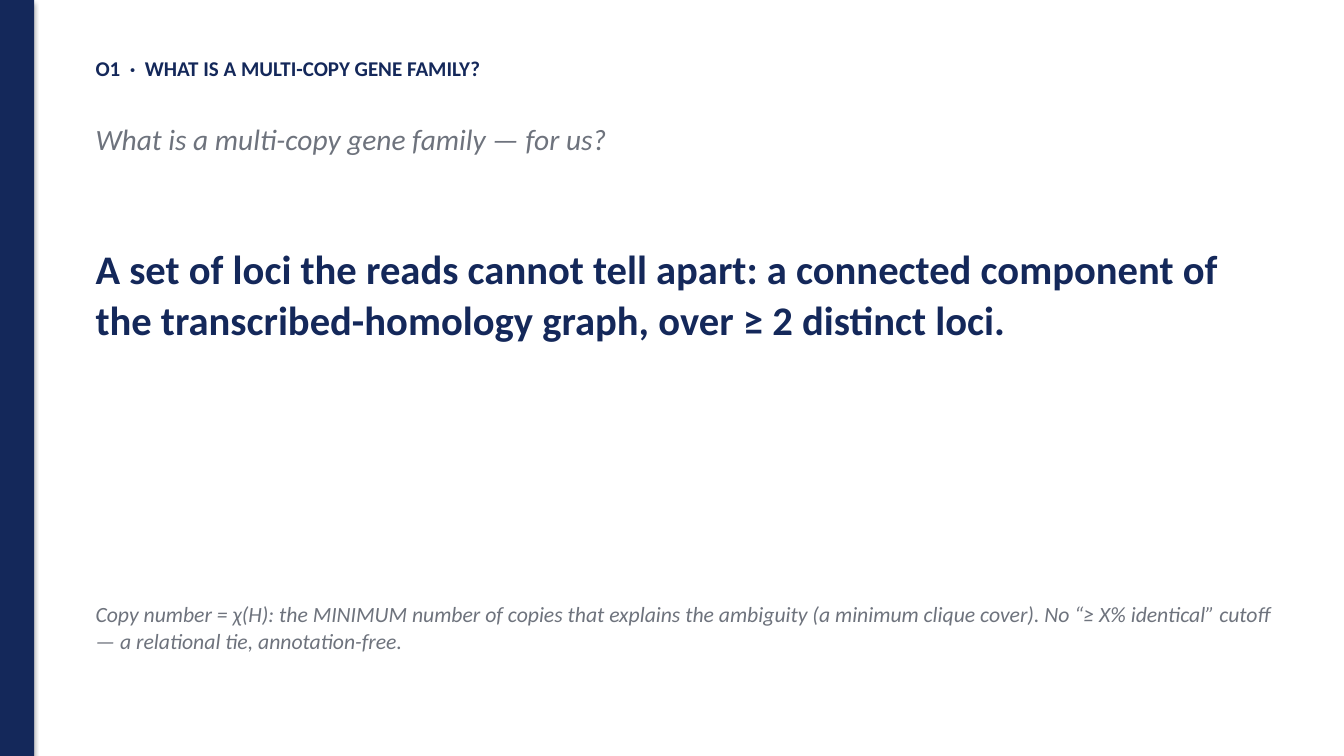
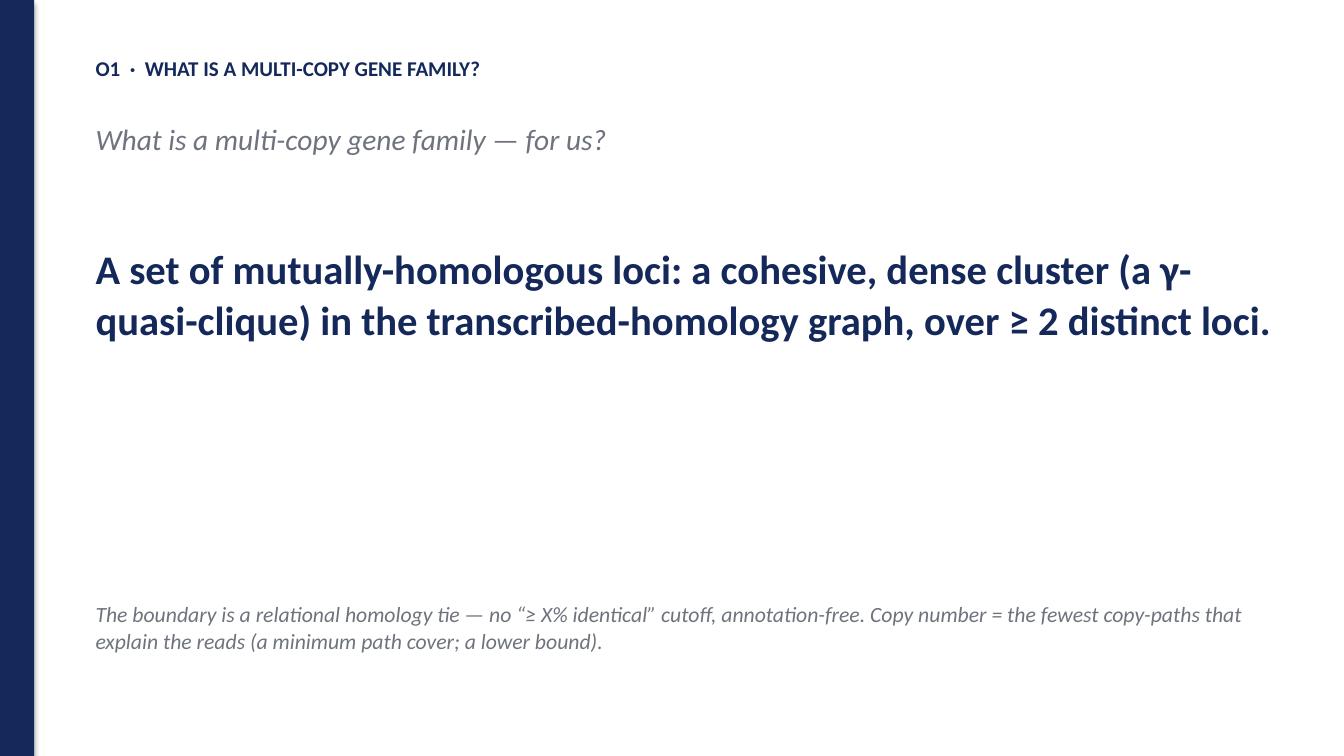
Before and after one commit to juanfraitu1/Rustle, a slide deck: slide 3 of bench/slides/method_punchlines.pptx. Drawn at 1344x756 pixels with LibreOffice and Linux fonts; fonts in the diff are those of the drawing. Boxes give left, top, right and bottom in pixels: in the first picture for what was removed or moved away, otherwise in the second. Text is boxed around its words. In the diff, an @@ line names an element or a change of style, - is before the commit and + after.

```diff
--- a/bench/slides/method_punchlines.pptx
+++ b/bench/slides/method_punchlines.pptx
@@ text at (96, 254, 1271, 342): text changed @@
-A set of loci the reads cannot tell apart: a connected component of the transcribed-homology graph, over ≥ 2 distinct loci.
+A set of mutually-homologous loci: a cohesive, dense cluster (a γ-quasi-clique) in the transcribed-homology graph, over ≥ 2 distinct loci.
@@ text at (96, 607, 1242, 653): text changed @@
-Copy number = χ(H): the MINIMUM number of copies that explains the ambiguity (a minimum clique cover). No “≥ X% identical” cutoff — a relational tie, annotation-free.
+The boundary is a relational homology tie — no “≥ X% identical” cutoff, annotation-free. Copy number = the fewest copy-paths that explain the reads (a minimum path cover; a lower bound).
```
Also in this commit, not shown: 4 slides added, 6 other files.
